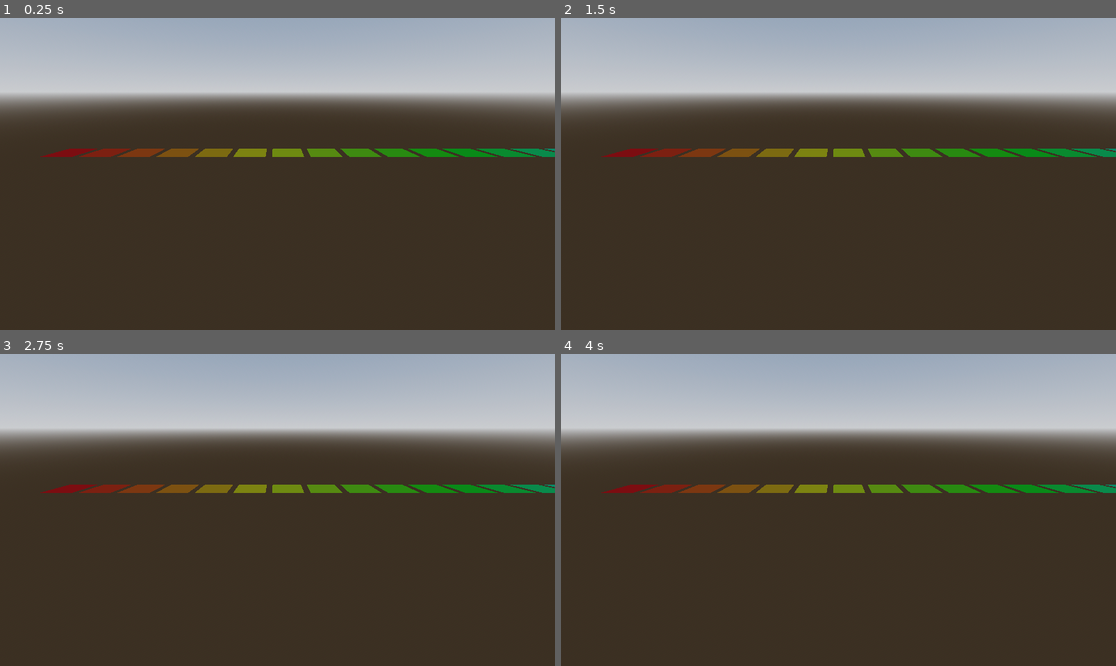
Above: before the commit, frames 1-4 (two rows, left to right).
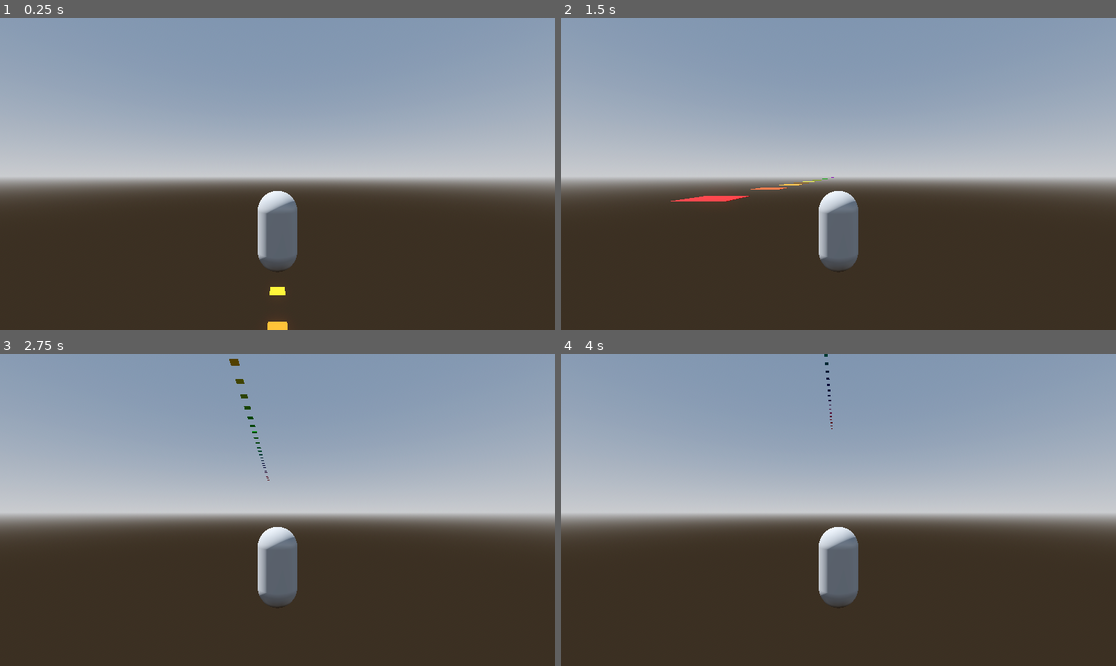
Above: after the commit, the same moments.

Repository: MartinGebske/GWJ_02_2026
Game: Godot game, scene res://scenes/test.tscn
The game is run twice, just before and just after one commit, with the same random seed, the same clock (stepped at 60 frames per second) and the same inputs.
Inputs:
- Up to frame 1 (0.25 s): no input
- Up to frame 2 (1.5 s): tap Enter (ui_accept) at 0.5, 0.6, 0.77, 1.07, 1.35 s; hold Right (ui_right) 0.53-1.28 s; hold Down (ui_down) from 1.28 s (still down)
- Up to frame 3 (2.75 s): tap Enter (ui_accept) at 1.52, 1.82, 2.1 s; release Down (ui_down) at 2.03 s; hold Right (ui_right) from 2.03 s (still down)
- Up to frame 4 (4 s): release Right (ui_right) at 2.78 s; hold Up (ui_up) 2.78-3.53 s; tap Enter (ui_accept) at 2.85, 3.02, 3.32, 3.6, 3.77 s; hold Left (ui_left) from 3.53 s (still down)

The runs differ from the first frame. In frame 1, 58% of the frame differs, in the area x 0-100%, y 0-100%; in frame 2, 58%, in the area x 0-100%, y 0-81%; in frame 3, 57%; in frame 4, 57%.

Commit message:
Basic Movement on Bars

Diff:
--- a/audio_spectrum.gd
+++ b/audio_spectrum.gd
@@ -4,11 +4,11 @@
 const FREQ_MAX: float = 11050.0
 const MIN_DB: int = 60
 
-var cubes: Array[MeshInstance3D] = []
-
 var spectrum = AudioEffectSpectrumAnalyzerInstance
 var heights: Array[Height] = []
-var bar_width: float = 0.0 # perhaps this is my bar height...
+var cubes: Array = []
+
+var bar_scene: PackedScene = preload("res://scenes/bar.tscn")
 
 @onready var cube: MeshInstance3D = $cube
 
@@ -17,11 +17,14 @@
 	spectrum = AudioServer.get_bus_effect_instance(0, 0)
 	for i in BAR_COUNT:
 		heights.append(Height.new())
-		var new_cube = cube.duplicate()  # Klone den Cube
-		new_cube.position.x = i * 1.2  # Positioniere nebeneinander mit Abstand
-		new_cube.position.z = 0 # Alle auf die selbe Z achse
-		add_child(new_cube)  # Füge zur Szene hinzu
-		cubes.append(new_cube)  # Speichere im Array
+		var new_bar = bar_scene.instantiate()
+		new_bar.position.x = i * 5.0  # Positioniere nebeneinander mit Abstand
+		new_bar.scale.x = 1.5
+		new_bar.scale.z = 1.5
+		add_child(new_bar)
+		new_bar.position.z = 0 # Alle auf die selbe Z achse
+		cubes.append(new_bar)
+
 		cube.queue_free()
 
 
@@ -31,13 +34,17 @@
 
 func display_something() -> void:
 	for i in BAR_COUNT:
-		#var l_color = Color.from_hsv((BAR_COUNT * 0.6 + i * 0.5) / BAR_COUNT, 0.5, 0.6)
-		# Rainbow:
-		var l_color = Color.from_hsv(float(i) / BAR_COUNT, 0.9, 0.8)
-		cubes[i].scale.y = heights[i].actual * 4 # TODO: Magic number Setze die Höhe für jeden Cube
+		var hue = float(i) / float(BAR_COUNT - 1)
+		var l_color = Color.from_hsv(hue, 1.0, 1.0)
+
+		cubes[i].scale.y = max(heights[i].actual * 10, 0.01) # TODO: Magic number Setze die Höhe für jeden Cube
 		cubes[i].position.y = cubes[i].scale.y / 2
-		cubes[i].material_override = StandardMaterial3D.new()
-		cubes[i].material_override.albedo_color = l_color  # Farbe zuweisen
+
+		var mesh_instance = cubes[i].get_node("MeshInstance3D")
+		var material = StandardMaterial3D.new()
+		material.albedo_color = l_color
+		mesh_instance.material_override = material
+
 
 func _update_spectrum_data() -> void:
 	var l_prev_hz: float = 0.0
@@ -53,7 +60,8 @@
 		l_prev_hz = l_hz
 
 func _on_resized() -> void:
-	bar_width = cube.scale.x / BAR_COUNT # 1000 pro falsch
+	pass
+	#bar_width = cube.scale.x / BAR_COUNT # 1000 pro falsch
 
 
 
--- /dev/null
+++ b/character_body_3d.gd
@@ -0,0 +1,28 @@
+extends CharacterBody3D
+
+
+const SPEED = 5.0
+const JUMP_VELOCITY = 4.5
+
+
+func _physics_process(delta: float) -> void:
+	# Add the gravity.
+	if not is_on_floor():
+		velocity += get_gravity() * delta
+
+	# Handle jump.
+	if Input.is_action_just_pressed("ui_accept") and is_on_floor():
+		velocity.y = JUMP_VELOCITY
+
+	# Get the input direction and handle the movement/deceleration.
+	# As good practice, you should replace UI actions with custom gameplay actions.
+	var input_dir := Input.get_vector("ui_left", "ui_right", "ui_up", "ui_down")
+	var direction := (transform.basis * Vector3(input_dir.x, 0, input_dir.y)).normalized()
+	if direction:
+		velocity.x = direction.x * SPEED
+		velocity.z = direction.z * SPEED
+	else:
+		velocity.x = move_toward(velocity.x, 0, SPEED)
+		velocity.z = move_toward(velocity.z, 0, SPEED)
+
+	move_and_slide()
--- /dev/null
+++ b/scenes/bar.tscn
@@ -0,0 +1,16 @@
+[gd_scene load_steps=4 format=3 uid="uid://qgge5xroqoln"]
+
+[sub_resource type="StandardMaterial3D" id="StandardMaterial3D_g0fx2"]
+
+[sub_resource type="BoxMesh" id="BoxMesh_g0fx2"]
+
+[sub_resource type="BoxShape3D" id="BoxShape3D_5dekh"]
+
+[node name="bar" type="StaticBody3D"]
+
+[node name="MeshInstance3D" type="MeshInstance3D" parent="."]
+material_override = SubResource("StandardMaterial3D_g0fx2")
+mesh = SubResource("BoxMesh_g0fx2")
+
+[node name="CollisionShape3D" type="CollisionShape3D" parent="."]
+shape = SubResource("BoxShape3D_5dekh")
--- /dev/null
+++ b/scenes/player.tscn
@@ -0,0 +1,20 @@
+[gd_scene load_steps=4 format=3 uid="uid://c6uu5dw7ulf0p"]
+
+[ext_resource type="Script" uid="uid://ddxfjwbl5umda" path="res://character_body_3d.gd" id="1_3vyb7"]
+
+[sub_resource type="CapsuleShape3D" id="CapsuleShape3D_g2els"]
+
+[sub_resource type="CapsuleMesh" id="CapsuleMesh_qhqgy"]
+
+[node name="CharacterBody3D" type="CharacterBody3D"]
+transform = Transform3D(-4.371139e-08, 0, -1, 0, 1, 0, 1, 0, -4.371139e-08, 0, 0, 0)
+script = ExtResource("1_3vyb7")
+
+[node name="CollisionShape3D" type="CollisionShape3D" parent="."]
+shape = SubResource("CapsuleShape3D_g2els")
+
+[node name="MeshInstance3D" type="MeshInstance3D" parent="."]
+mesh = SubResource("CapsuleMesh_qhqgy")
+
+[node name="Camera3D" type="Camera3D" parent="."]
+transform = Transform3D(1, 3.4147273e-08, 1.5778614e-08, -3.395619e-08, 0.9999286, -0.011955202, -1.6185725e-08, 0.011955202, 0.9999286, 7.7975756e-08, 1.3648498, 5.1638775)
--- a/scenes/test.tscn
+++ b/scenes/test.tscn
@@ -1,7 +1,8 @@
-[gd_scene load_steps=6 format=3 uid="uid://y2avlqtgpfmq"]
+[gd_scene load_steps=7 format=3 uid="uid://y2avlqtgpfmq"]
 
 [ext_resource type="AudioStream" uid="uid://cdrxkpdyu80qt" path="res://music/07-Launch-into-the-Sky-FULL-SM466.mp3" id="1_errlg"]
 [ext_resource type="PackedScene" uid="uid://13mopqa4f0hq" path="res://scenes/spectrum.tscn" id="2_bl13t"]
+[ext_resource type="PackedScene" uid="uid://c6uu5dw7ulf0p" path="res://scenes/player.tscn" id="3_iyx0m"]
 
 [sub_resource type="ProceduralSkyMaterial" id="ProceduralSkyMaterial_bl13t"]
 sky_horizon_color = Color(0.66224277, 0.6717428, 0.6867428, 1)
@@ -29,7 +30,7 @@
 stream = ExtResource("1_errlg")
 autoplay = true
 
-[node name="Camera3D" type="Camera3D" parent="."]
-transform = Transform3D(1, 0, 0, 0, 0.9272231, 0.37450948, 0, -0.37450948, 0.9272231, 6.8703175, 1.8669009, 6.5509696)
+[node name="Spectrum" parent="." instance=ExtResource("2_bl13t")]
 
-[node name="Spectrum" parent="." instance=ExtResource("2_bl13t")]
+[node name="CharacterBody3D" parent="." instance=ExtResource("3_iyx0m")]
+transform = Transform3D(1.3113416e-07, 0, -1, 0, 1, 0, 1, 0, 1.3113416e-07, 0, 10.208277, 0)
Not shown, added: character_body_3d.gd.uid
